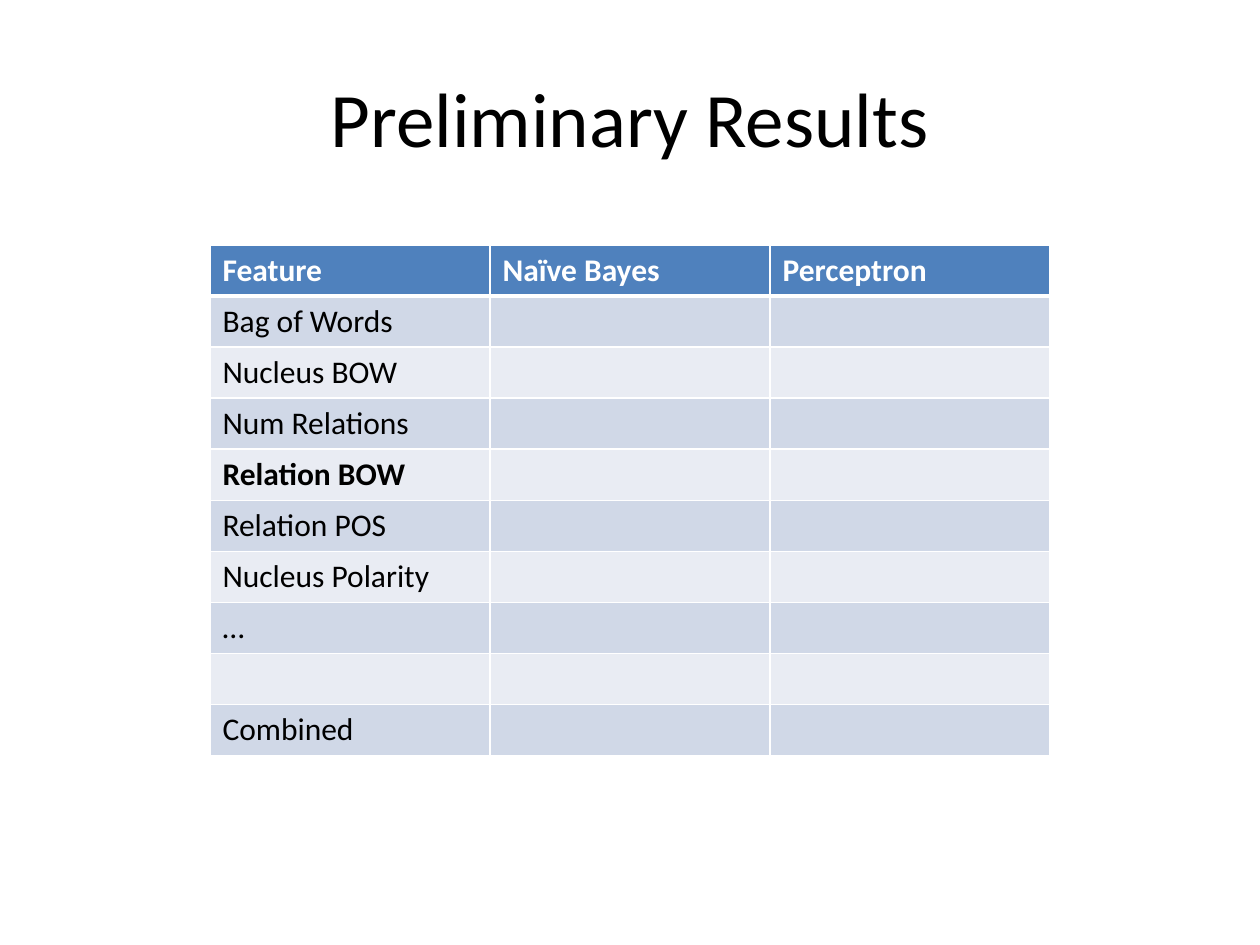
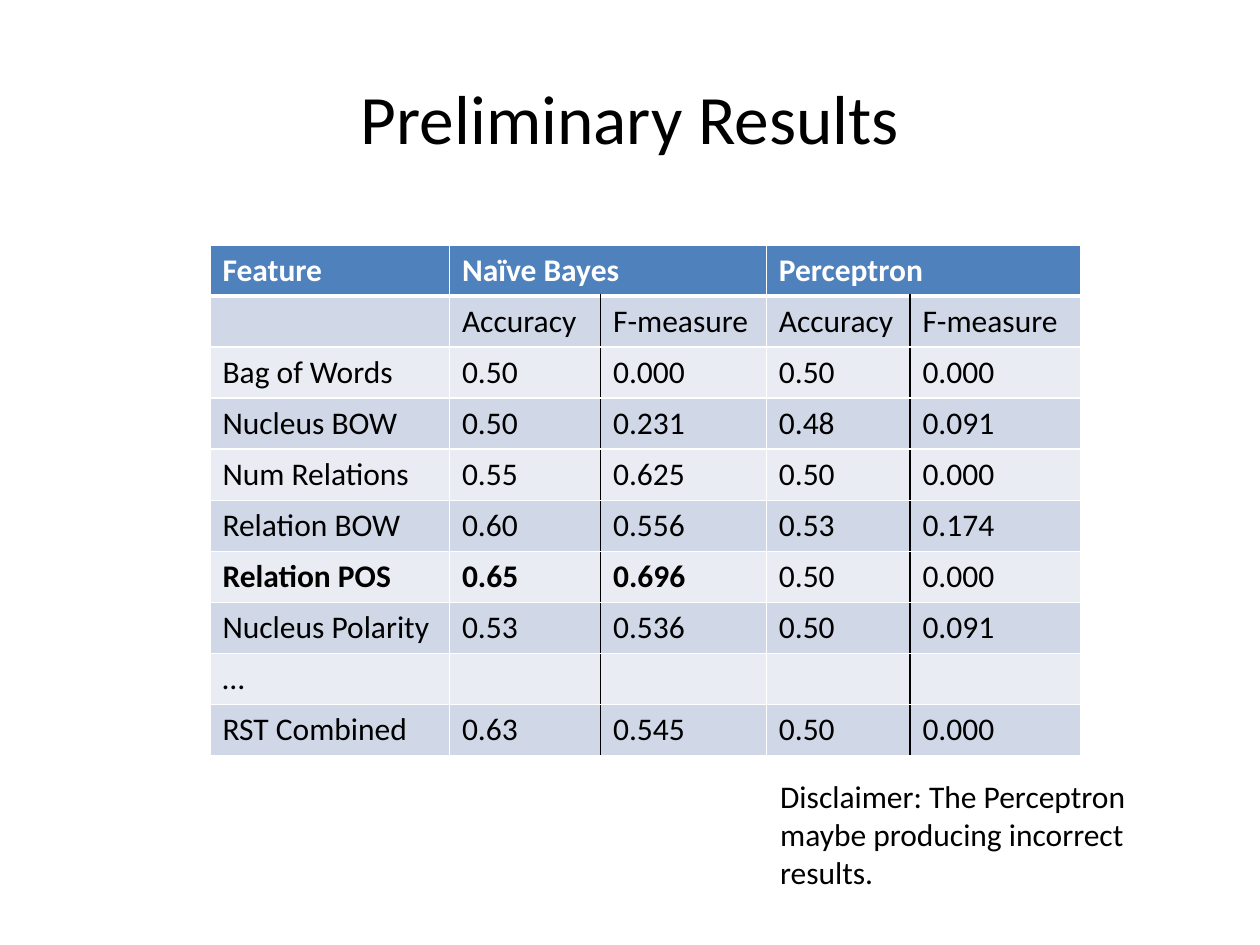
Before and after one commit to btanikella/Sentiment-Analysis-of-Movie-Reviews, a slide deck: slide 2 of Project Presentation.pptx. Drawn at 1260x945 pixels with LibreOffice and Linux fonts; fonts in the diff are those of the drawing. Boxes give left, top, right and bottom in pixels: in the first picture for what was removed or moved away, otherwise in the second. Text is boxed around its words. In the diff, an @@ line names an element or a change of style, - is before the commit and + after.

```diff
--- a/Project Presentation.pptx
+++ b/Project Presentation.pptx
@@ title "Preliminary Results": place and size @@
-title "Preliminary Results" at box(331, 93, 928, 160)
+title "Preliminary Results" at box(63, 38, 1197, 195)
@@ title "Preliminary Results" at box(63, 38, 1197, 195): size 44 to 39.6 pt @@
@@ table at box(210, 244, 1082, 756) @@
-column 1: Feature | Bag of Words | Nucleus BOW | Num Relations | Relation BOW | Relation POS | Nucleus Polarity | … |  | Combined
-column 2: Naïve Bayes |  |  |  |  |  |  |  |  | 
-column 3: Perceptron |  |  |  |  |  |  |  |  | 
+column 1: Feature |  | Bag of Words | Nucleus BOW | Num Relations | Relation BOW | Relation POS | Nucleus Polarity | … | RST Combined
+column 2: Naïve Bayes | Accuracy | 0.50 | 0.50 | 0.55 | 0.60 | 0.65 | 0.53 |  | 0.63
+column 3:  | F-measure | 0.000 | 0.231 | 0.625 | 0.556 | 0.696 | 0.536 |  | 0.545
+column 4: Perceptron | Accuracy | 0.50 | 0.48 | 0.50 | 0.53 | 0.50 | 0.50 |  | 0.50
+column 5:  | F-measure | 0.000 | 0.091 | 0.000 | 0.174 | 0.000 | 0.091 |  | 0.000
@@ table: place and size @@
-table at box(210, 244, 1050, 756)
+table at box(210, 244, 1082, 756)
@@ text added at box(780, 786, 1125, 885), 18 pt, text #000000 @@
+Disclaimer: The Perceptron maybe producing incorrect results.
```
Also in this commit, not shown: 1 other slide changed, 2 other files.
